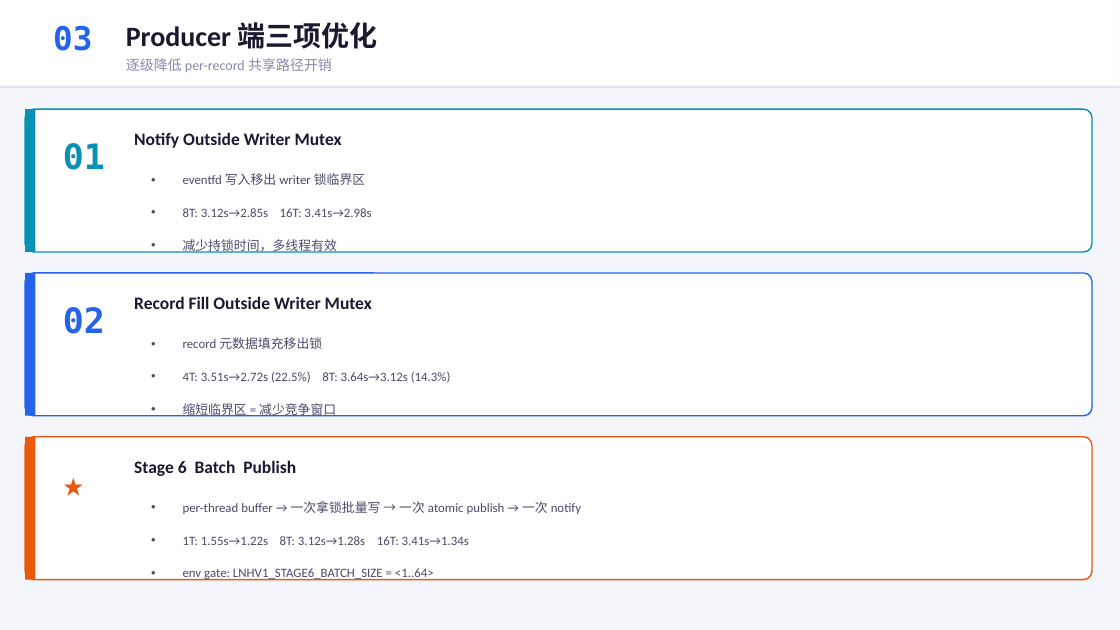
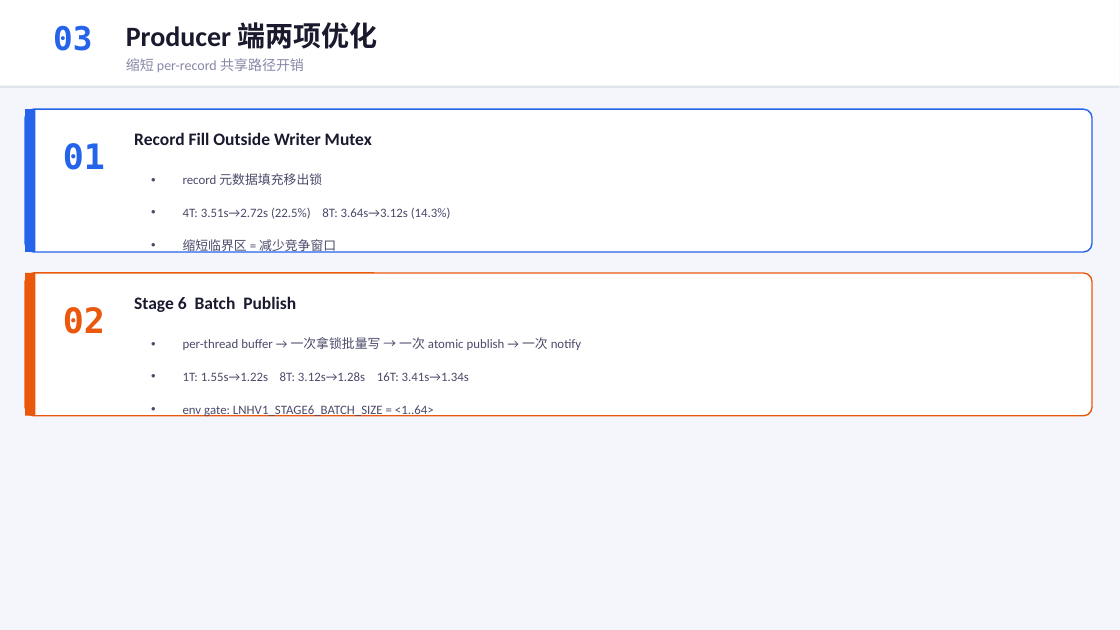
Before and after one commit to YiChiChen1106/Nativehook_linux_planb, a slide deck: slide 4 of presentation/native_hook_progress_2026-06-05.pptx. Drawn at 1120x630 pixels with LibreOffice and Linux fonts; fonts in the diff are those of the drawing. Boxes give left, top, right and bottom in pixels: in the first picture for what was removed or moved away, otherwise in the second. Text is boxed around its words. In the diff, an @@ line names an element or a change of style, - is before the commit and + after.

```diff
--- a/presentation/native_hook_progress_2026-06-05.pptx
+++ b/presentation/native_hook_progress_2026-06-05.pptx
@@ text at (x1=126, y1=22, x2=378, y2=49): text changed @@
-Producer 端三项优化
+Producer 端两项优化
@@ text at (x1=126, y1=58, x2=304, y2=72): text changed @@
-逐级降低 per-record 共享路径开销
+缩短 per-record 共享路径开销
@@ rounded rectangle at (x1=25, y1=109, x2=1092, y2=252): outline #0891B2 1.2 pt to #2563EB 1.2 pt @@
@@ rectangle at (x1=25, y1=109, x2=35, y2=252): fill #0891B2 to #2563EB @@
@@ text "01" at (x1=63, y1=143, x2=105, y2=170): text colour #0891B2 to #2563EB @@
@@ text at (x1=134, y1=132, x2=372, y2=145): text changed @@
-Notify Outside Writer Mutex
+Record Fill Outside Writer Mutex
@@ text at (x1=183, y1=173, x2=451, y2=253): text changed @@
-• eventfd 写入移出 writer 锁临界区
-• 8T: 3.12s→2.85s 16T: 3.41s→2.98s
-• 减少持锁时间，多线程有效
+• record 元数据填充移出锁
+• 4T: 3.51s→2.72s (22.5%) 8T: 3.64s→3.12s (14.3%)
+• 缩短临界区 = 减少竞争窗口
@@ rounded rectangle at (x1=25, y1=273, x2=1092, y2=416): outline #2563EB 1.2 pt to #EA580C 1.2 pt @@
@@ rectangle at (x1=25, y1=273, x2=35, y2=416): fill #2563EB to #EA580C @@
@@ text "02" at (x1=63, y1=307, x2=105, y2=334): text colour #2563EB to #EA580C @@
@@ text at (x1=134, y1=296, x2=296, y2=312): text changed @@
-Record Fill Outside Writer Mutex
+Stage 6 Batch Publish
@@ text at (x1=183, y1=337, x2=581, y2=417): text changed @@
-• record 元数据填充移出锁
-• 4T: 3.51s→2.72s (22.5%) 8T: 3.64s→3.12s (14.3%)
-• 缩短临界区 = 减少竞争窗口
+• per-thread buffer → 一次拿锁批量写 → 一次 atomic publish → 一次 notify
+• 1T: 1.55s→1.22s 8T: 3.12s→1.28s 16T: 3.41s→1.34s
+• env gate: LNHV1_STAGE6_BATCH_SIZE = <1..64>
@@ rounded rectangle removed at (x1=25, y1=437, x2=1092, y2=580) @@
@@ rectangle removed at (x1=25, y1=437, x2=35, y2=580) @@
@@ text removed at (x1=55, y1=454, x2=113, y2=513) @@
-★
@@ text removed at (x1=134, y1=460, x2=296, y2=476) @@
-Stage 6 Batch Publish
@@ text removed at (x1=183, y1=501, x2=581, y2=581) @@
-• per-thread buffer → 一次拿锁批量写 → 一次 atomic publish → 一次 notify
-• 1T: 1.55s→1.22s 8T: 3.12s→1.28s 16T: 3.41s→1.34s
-• env gate: LNHV1_STAGE6_BATCH_SIZE = <1..64>
```
Also in this commit, not shown: 2 other files.
